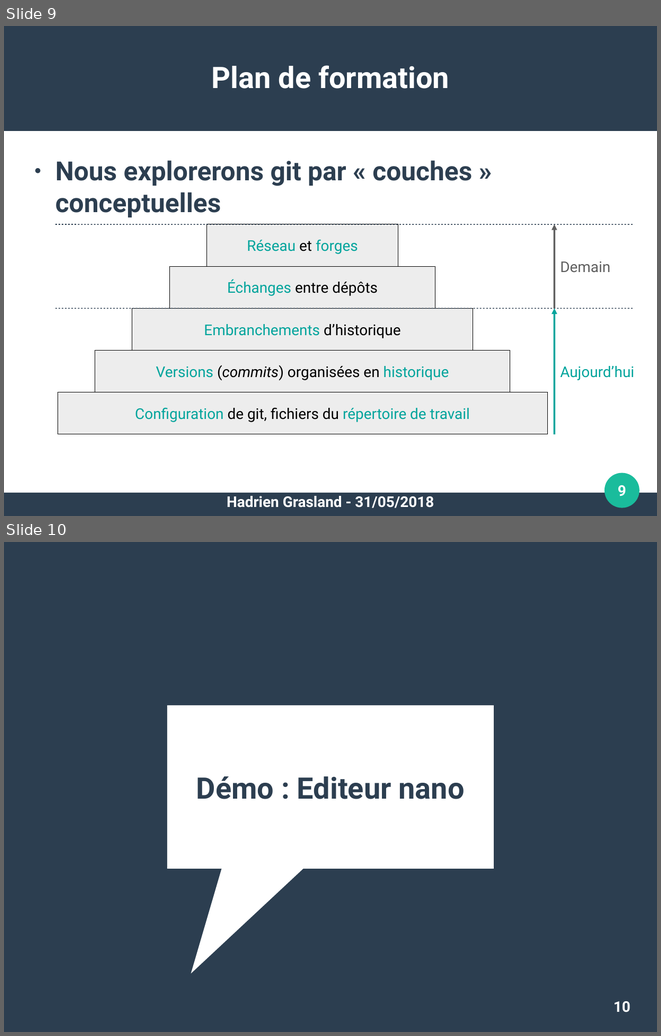
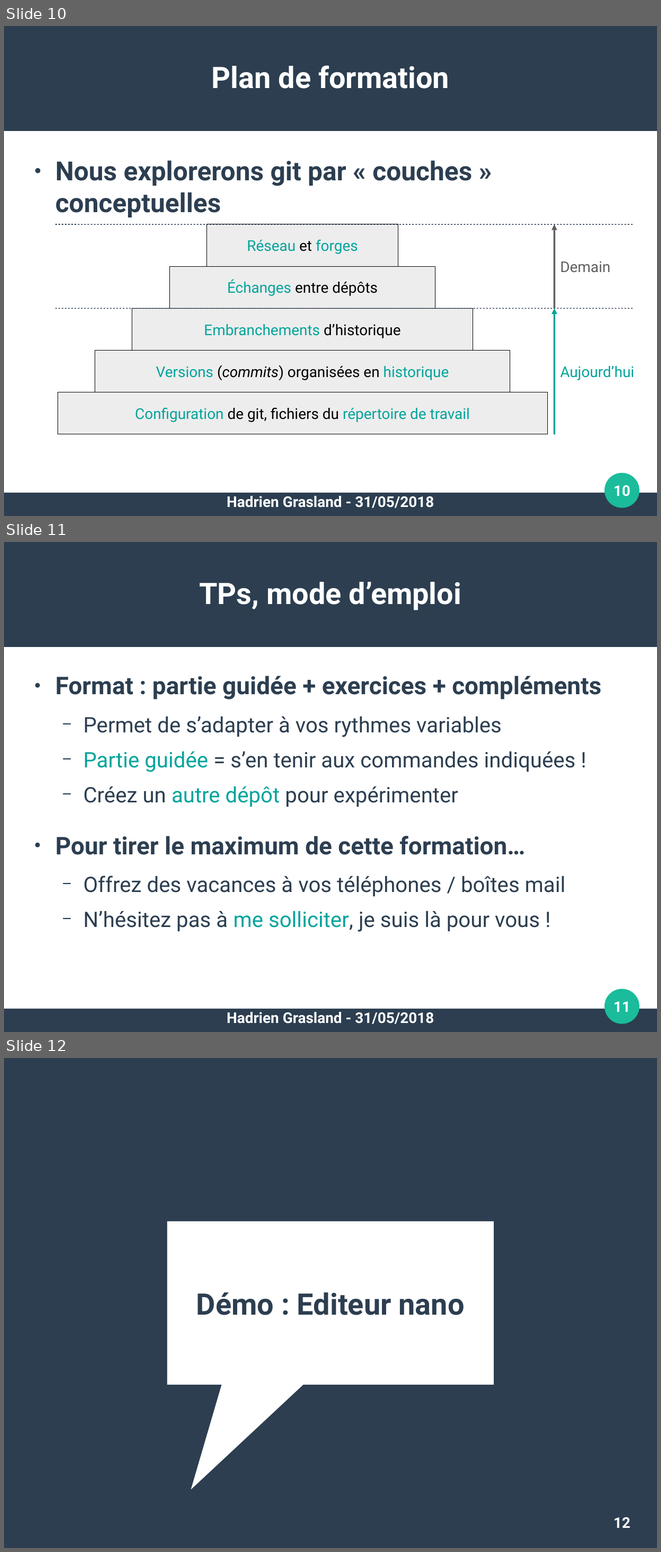
Before and after one commit to pushou/formation-git, a slide deck: 1-Introduction.odp. Shown one above the other, each under a label of ours: slides 9 and 10 before the commit, slides 10, 11 and 12 after it. The pictures are 661x1036 and 661x1552 pixels, drawn with LibreOffice and Linux fonts; fonts in the diff are those of the drawing. Boxes give left, top, right and bottom in pixels: in the first picture for what was removed or moved away, otherwise in the second. Text is boxed around its words. In the diff, an @@ line names an element or a change of style, - is before the commit and + after.

```diff
--- a/1-Introduction.odp
+++ b/1-Introduction.odp
@@ slide 11 added at <box>4,542,657,1032</box>, background #FFFFFF; not listed: 3 template elements that a slide beside it also shows @@
@@ title added at <box>199,582,462,610</box>, 36 pt, text #FFFFFF, bold @@
+TPs, mode d’emploi
@@ text added at <box>55,676,601,932</box>, 25.9 pt, text #2C3E50 @@
+● Format : partie guidée + exercices + compléments
+  − Permet de s’adapter à vos rythmes variables
+  − Partie guidée = s’en tenir aux commandes indiquées !
+  − Créez un autre dépôt pour expérimenter
+● Pour tirer le maximum de cette formation…
+  − Offrez des vacances à vos téléphones / boîtes mail
+  − N’hésitez pas à me solliciter, je suis là pour vous !
@@ page number added at <box>614,1001,630,1012</box>, 18 pt, text #FFFFFF, bold @@
+11
@@ text added at <box>227,1012,434,1024</box>, 18 pt, text #FFFFFF, bold @@
+Hadrien Grasland - 31/05/2018
@@ what was slide 9 is now slide 10 @@
@@ page number at <box>614,485,630,496</box>: text changed @@
-9
+10
@@ what was slide 10 is now slide 12 @@
@@ page number at <box>614,1517,630,1528</box>: text changed @@
-10
+12
```
Also in this commit, not shown: 1 other slide added, 1 other file.
